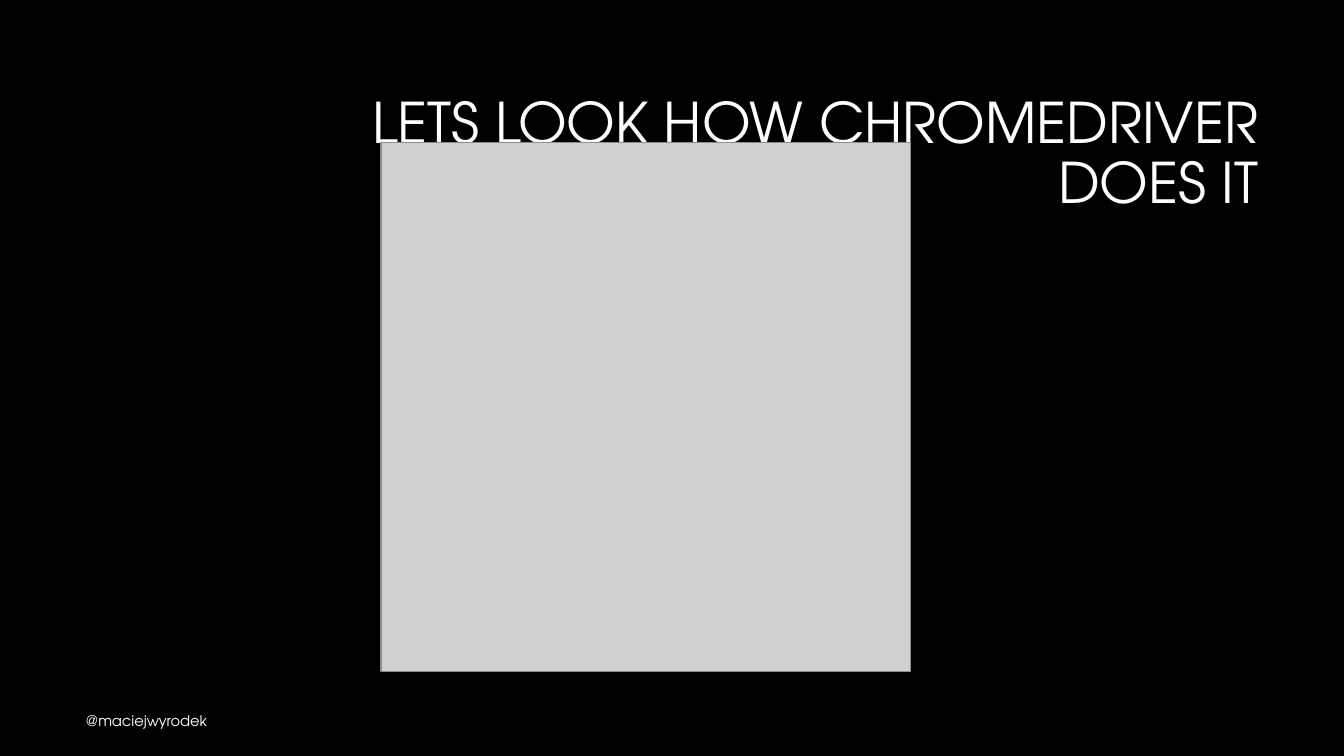
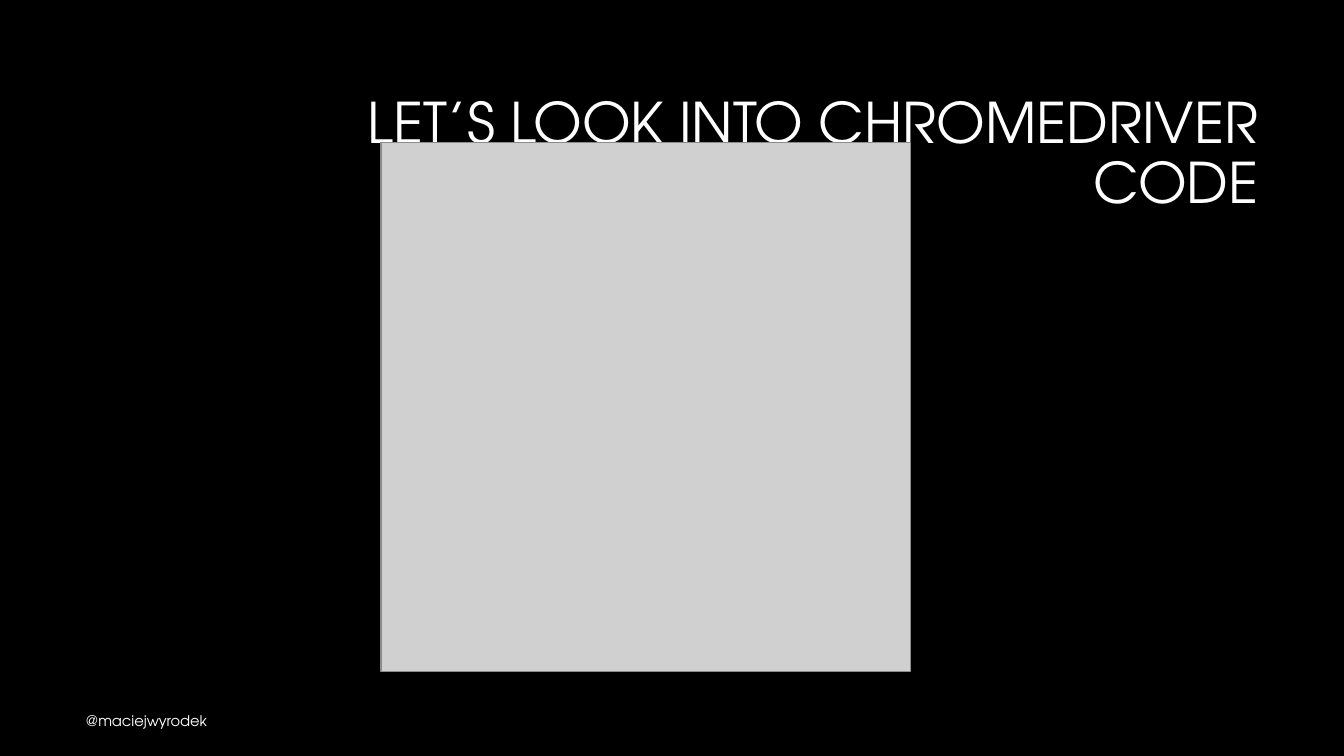
Before and after one commit to mwyrodek/SeleniumPresentation, a slide deck: slide 13 of docs/selenium.pptx. Drawn at 1344x756 pixels with LibreOffice and Linux fonts; fonts in the diff are those of the drawing; grey boxes stand for pictures; background and template pictures are left out. Boxes give left, top, right and bottom in pixels: in the first picture for what was removed or moved away, otherwise in the second. Text is boxed around its words. In the diff, an @@ line names an element or a change of style, - is before the commit and + after.

```diff
--- a/docs/selenium.pptx
+++ b/docs/selenium.pptx
@@ title at (368, 101, 1259, 204): text changed @@
-LETS LOOK HOW CHROMEDRIVER DOES IT
+LET’S LOOK INTO CHROMEDRIVER CODE
```
Also in this commit, not shown: 8 other slides changed, 4 slides added, 1 slide removed, 1 other file.
